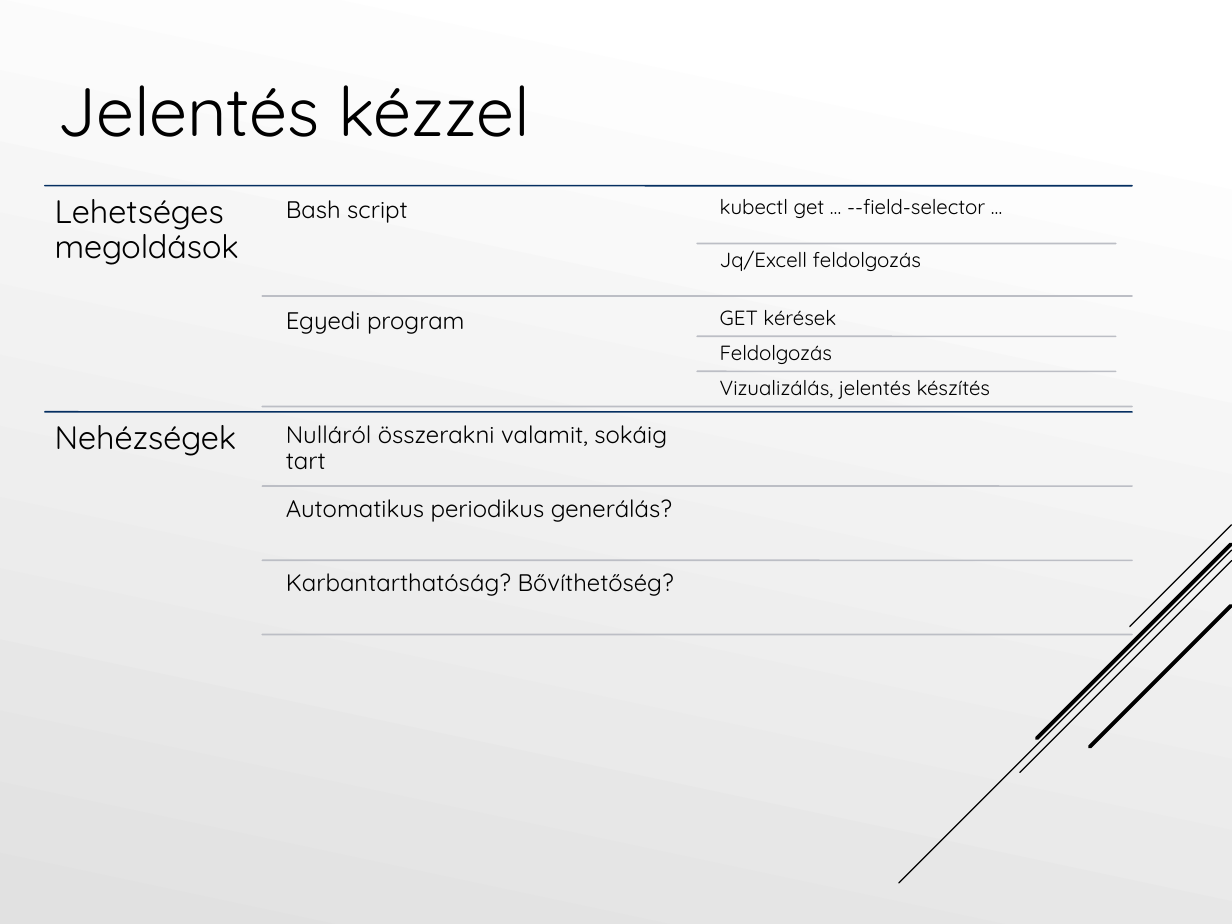
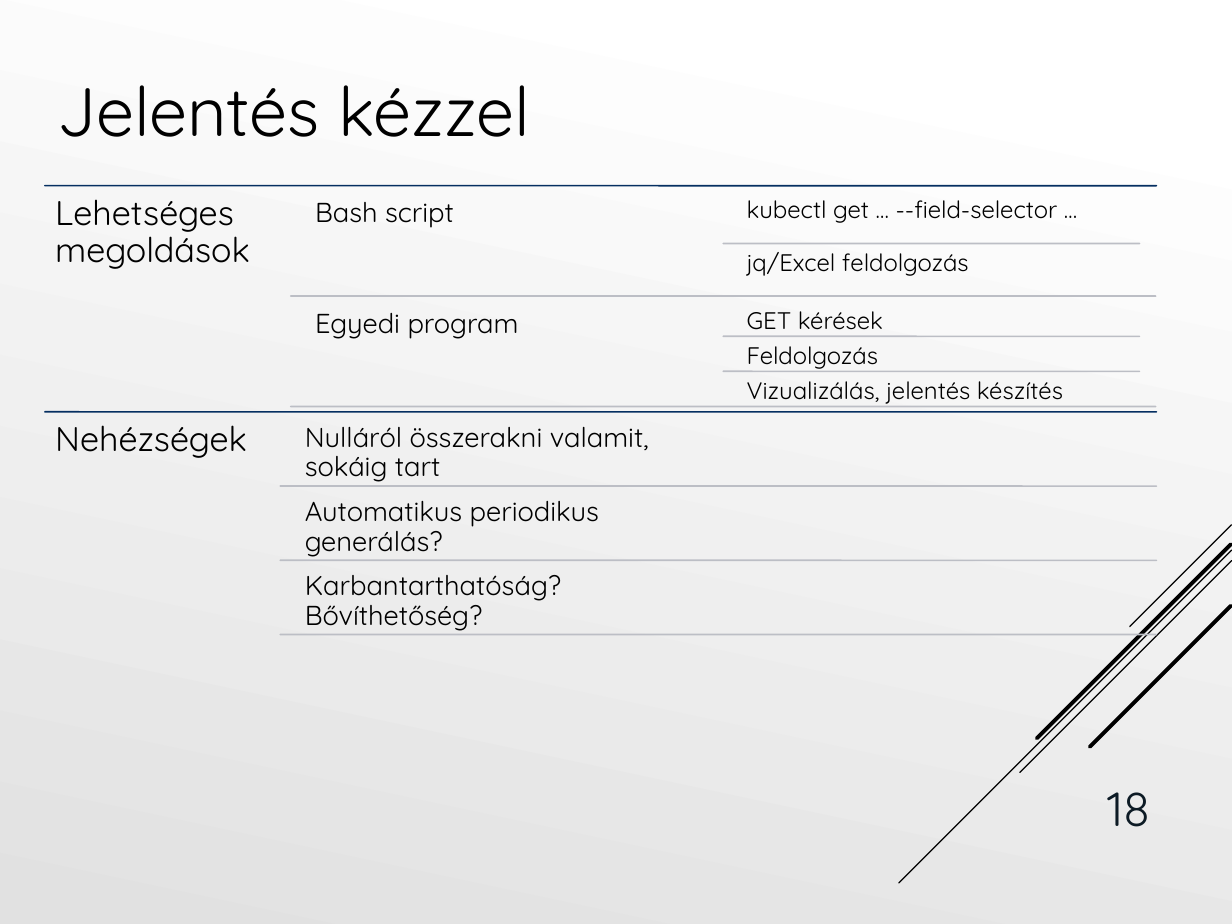
Before and after one commit to Tiegris/KonstrainR, a slide deck: slide 18 of ppt/prezi.pptx (slide 15 before the commit). Drawn at 1232x924 pixels with LibreOffice and Linux fonts; fonts in the diff are those of the drawing. Boxes give left, top, right and bottom in pixels: in the first picture for what was removed or moved away, otherwise in the second. Text is boxed around its words. In the diff, an @@ line names an element or a change of style, - is before the commit and + after.

```diff
--- a/ppt/prezi.pptx
+++ b/ppt/prezi.pptx
@@ text "Lehetséges megoldások" at (55,199,250,269): size 19 to 20 pt @@
@@ line moved from (44, 186) - (1132, 186) to (44, 186) - (1157, 186) @@
@@ text "Bash script": place and size @@
-text "Bash script" at (286,200,408,223)
+text "Bash script" at (315,202,454,228)
@@ text at (747,252,969,276): text changed; size 12 to 14 pt @@
-Jq/Excell feldolgozás
+jq/Excel feldolgozás
@@ line moved from (262, 296) - (1132, 296) to (291, 296) - (1156, 296) @@
@@ size 14 to 16 pt in 5 elements at (305,427,649,482), (305,501,599,557), (305,575,561,631), (315,202,454,228), (315,313,519,339) @@
@@ text "Egyedi program": place and size @@
-text "Egyedi program" at (286,311,465,334)
+text "Egyedi program" at (315,313,519,339)
@@ 4 texts, 3 lines: place and size @@
-4 texts, 3 lines at (697,199,1116,399)
+4 texts, 3 lines at (723,200,1140,404)
@@ size 12 to 14 pt in 4 elements at (747,200,1058,223), (747,311,883,330), (747,346,878,369), (747,381,1063,404) @@
@@ text "Nehézségek" at (55,425,247,458): size 19 to 20 pt @@
@@ line moved from (44, 411) - (1132, 411) to (44, 411) - (1157, 411) @@
@@ line moved from (262, 407) - (1132, 407) to (291, 407) - (1156, 407) @@
@@ line moved from (262, 487) - (1132, 487) to (280, 487) - (1157, 487) @@
@@ line moved from (262, 561) - (1132, 561) to (280, 561) - (1157, 561) @@
@@ 3 texts: place and size @@
-3 texts at (286,425,674,596)
+3 texts at (305,427,649,631)
@@ line moved from (262, 634) - (1132, 634) to (280, 634) - (1157, 634) @@
@@ page number added at (1108,792,1151,827), 28 pt, text #0D1B25 @@
+18
```
Also in this commit, not shown: 15 other slides changed, 6 slides added, 2 slides removed.
